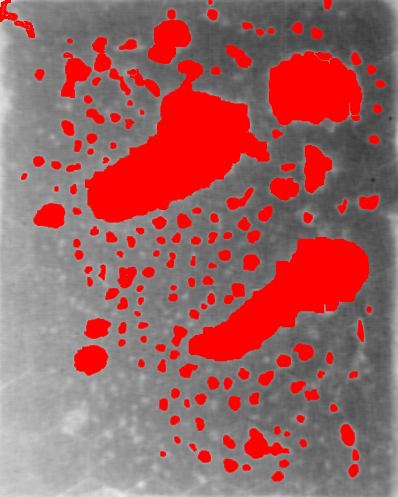
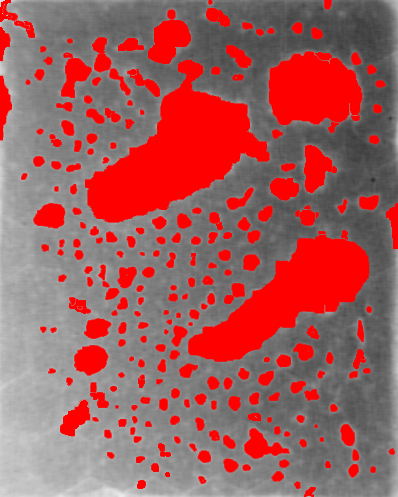
Two versions of the same layered image (w=398, h=497). Layer-by-layer changes:
painted on "voi" over bbox(0, 8, 398, 497)
